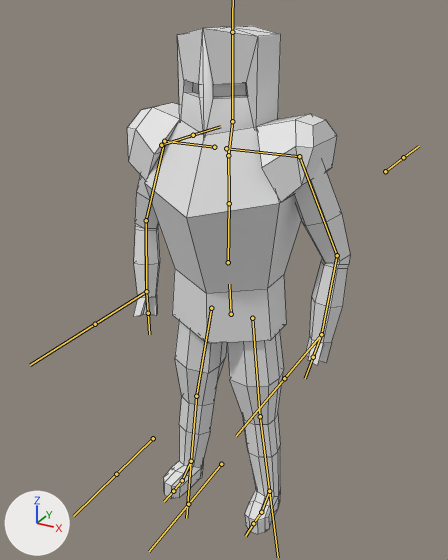
An edit to the FBX model Assets/Models/Knight/Out/knight.fbx, drawn before and after from the same camera.
Before and after are seen from a 50 mm camera at (2.14, -3.97, 4.12) aimed at (0.0, -0.08, 2.17). Every picture has the same lights, and +X, +Y and +Z are marked at lower left. The bones that bend it are drawn over the model as lines. Mesh edges are drawn as thin lines.

Objects in the first picture: 'Knight'.
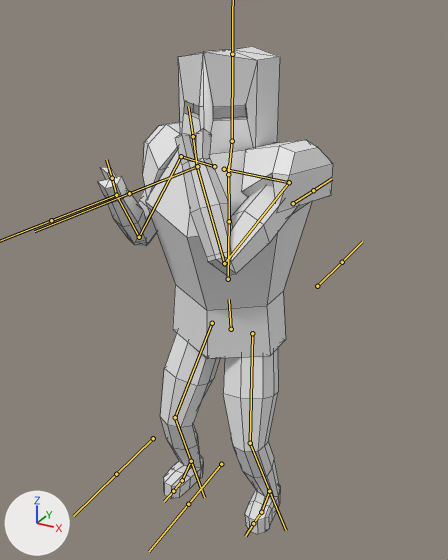
The newer file adds an action. The first version stands in its rest pose; the second is drawn at frame 1 of the action 'Armature|Punch'.

Boxes [x1, y1, x2, y2] around the edits, measured in the pictures (448 x 560 px):
'Knight', posed: before [127, 26, 350, 534]; after [98, 47, 333, 534]
bone 'Spine.000', root to tip: before (231, 314) to (229, 284); after (231, 329) to (229, 299)
bone 'Clav.L', root to tip: before (226, 148) to (299, 156); after (224, 169) to (289, 182)
bone 'Arm.000.L', root to tip: before (299, 156) to (337, 255); after (289, 182) to (224, 263)
bone 'Arm.001.L', root to tip: before (337, 255) to (321, 334); after (224, 263) to (197, 166)
bone 'Clav.R', root to tip: before (214, 147) to (164, 141); after (214, 166) to (181, 156)
bone 'Arm.000.R', root to tip: before (164, 141) to (146, 220); after (181, 156) to (139, 237)
bone 'Arm.001.R', root to tip: before (146, 220) to (146, 291); after (139, 237) to (116, 195)
bone 'Leg.000.L', root to tip: before (252, 318) to (260, 416); after (252, 333) to (250, 443)
bone 'Leg.001.L', root to tip: before (260, 416) to (269, 491); after (250, 443) to (269, 491)
bone 'Leg.000.R', root to tip: before (211, 308) to (196, 396); after (212, 323) to (175, 417)
bone 'Leg.001.R', root to tip: before (196, 396) to (191, 461); after (175, 417) to (191, 461)

What the commit changed:
Bone 'Spine.000' (bone_spine_000) moves from (0.0, 0.0, 0.0) to (0.0, -0.29, 0.04).
Bone 'Clav.L' (bone_clav_l) moves from (0.0, 0.0, 0.0) to (0.0, -0.02, 0.06).
Bone 'Clav.L' (bone_clav_l) turns from (0, 0, 0) to (17, 1, 1) degrees about its own x, y and z.
Bone 'Arm.000.L' (bone_arm_000_l) turns from (0, 0, 0) to (52, -51, 20) degrees about its own x, y and z.
Bone 'Arm.001.L' (bone_arm_001_l) turns from (0, 0, 0) to (-4, -4, -90) degrees about its own x, y and z.
Bone 'Clav.R' (bone_clav_r) turns from (0, 0, 0) to (-17, 1, 1) degrees about its own x, y and z.
Bone 'Arm.000.R' (bone_arm_000_r) turns from (0, 0, 0) to (20, 56, -7) degrees about its own x, y and z.
Bone 'Arm.001.R' (bone_arm_001_r) turns from (0, 0, 0) to (-4, 5, 96) degrees about its own x, y and z.
Bone 'Leg.000.L' (bone_leg_000_l) turns from (0, 0, 0) to (-19, -1, -3) degrees about its own x, y and z.
Bone 'Leg.001.L' (bone_leg_001_l) turns from (0, 0, 0) to (-40, -2, -6) degrees about its own x, y and z.
Bone 'Leg.000.R' (bone_leg_000_r) turns from (0, 0, 0) to (-19, 1, 3) degrees about its own x, y and z.
Bone 'Leg.001.R' (bone_leg_001_r) turns from (0, 0, 0) to (-40, 2, 6) degrees about its own x, y and z.
